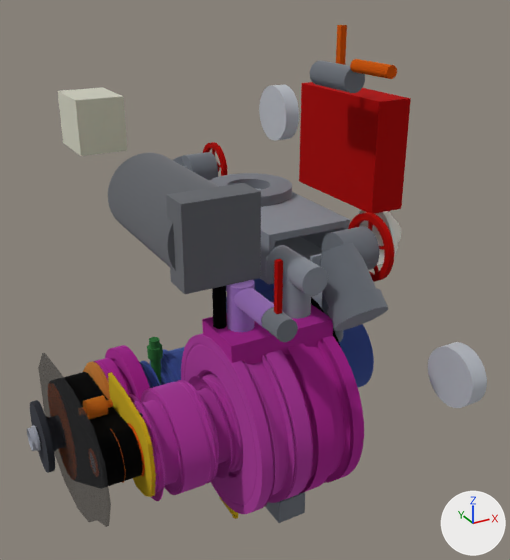
The glTF model cad/model/NCPK_M_V1U.glb, before and after one commit.
Camera for both pictures: a camera (50 mm lens) standing at (-0.153, -1.024, 0.711) and looking at (0.42, 0.018, 0.19). The axes (+X, +Y, +Z) are drawn at lower right. The lights are the same throughout. The older version comes first. Where no turn or scale is listed for an object, it has been applied to the vertices. Vertices at exactly the same position are counted once.

Before the edit, the objects in view are built like this:
```python
ob_п_41_выхлопной_патрубок_вакуумного_агрегата = bpy.data.objects.new('П 41 Выхлопной патрубок вакуумного агрегата', me_п_41_выхлопной_патрубок_вакуумного_агрегата)
ob_п_41_выхлопной_патрубок_вакуумного_агрегата.location = (0.0, 0.0, 0.0)
ob_р_3_ремень_поликлиновой_16рк812lb = bpy.data.objects.new('Р 3 Ремень поликлиновой 16РК812Lb', me_р_3_ремень_поликлиновой_16рк812lb)
ob_р_3_ремень_поликлиновой_16рк812lb.location = (0.0, 0.0, 0.0)
ob_р_5_пластина_натяжителя = bpy.data.objects.new('Р 5 Пластина натяжителя', me_р_5_пластина_натяжителя)
ob_р_5_пластина_натяжителя.location = (0.0, 0.0, 0.0)
ob_р_кожух_ремённой_передачи = bpy.data.objects.new('Р Кожух ремённой передачи', me_р_кожух_ремённой_передачи)
ob_р_кожух_ремённой_передачи.location = (0.0, 0.0, 0.0)
# also in view: 'П Коллектор напорный' at (0.447, 0.087, 0.288); 'НД 16 Крышка насоса' at (0.555, 0.0, 0.0); 'П 1 Напорный вентиль DN70 (левый): маховик' at (0.515, -0.189, 0.306); 'НД 13 Корпус насоса' at (0.363, 0.0, 0.019); 'П 11 Мановакуумметр на выходе СНД' at (0.6, 0.243, 0.441)
```
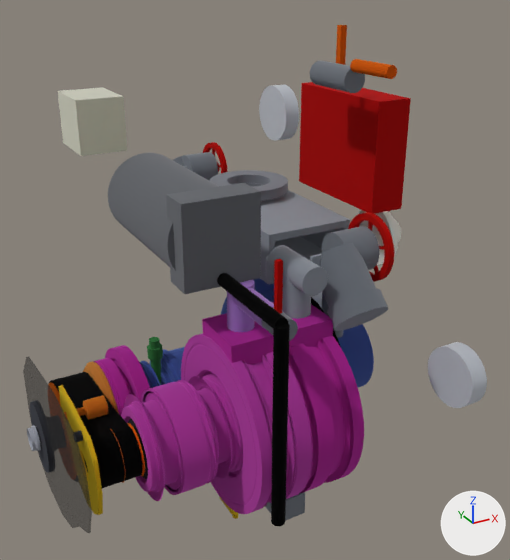
Where the newer file only moved an object's origin or applied its transform, the numbers keep the older frame.

Location of each change, [x1, y1, x2, y2] in pixels of the pictures (510 x 560 px):
'Р Кожух ремённой передачи', moved: before [38, 353, 111, 527]; after [23, 357, 92, 533]
'П 41 Выхлопной патрубок вакуумного агрегата', reshaped: before [212, 286, 227, 329]; after [217, 273, 290, 526]
'Р 5 Пластина натяжителя', moved: before [108, 372, 156, 497]; after [58, 385, 103, 515]

Edits to the bpy script that builds the scene:
```text
Change me_р_5_пластина_натяжителя:
    used by ob_р_5_пластина_натяжителя; location = (0.0, 0.0, 0.0)
    remove me_р_5_пластина_натяжителя.from_pydata(...)  # 90 vertices, 180 faces; spans x 0.101..0.108, y -0.266..-0.091, z -0.002..0.145
    add me_р_5_пластина_натяжителя.from_pydata(...)  # 90 vertices, 180 faces; spans x 0.025..0.032, y -0.266..-0.091, z -0.002..0.145
    me_р_5_пластина_натяжителя part 1: the whole mesh is moved by (-0.076, 0.0, 0.0)
Change me_р_кожух_ремённой_передачи:
    used by ob_р_кожух_ремённой_передачи; location = (0.0, 0.0, 0.0)
    remove me_р_кожух_ремённой_передачи.from_pydata(...)  # 28 vertices, 52 faces; spans x 0.034..0.038, y -0.281..0.109, z -0.108..0.155
    add me_р_кожух_ремённой_передачи.from_pydata(...)  # 28 vertices, 52 faces; spans x 0.007..0.012, y -0.281..0.109, z -0.108..0.155
    me_р_кожух_ремённой_передачи part 2: the whole mesh is moved by (-0.026, 0.0, 0.0)
Change me_п_41_выхлопной_патрубок_вакуумного_агрегата:
    used by ob_п_41_выхлопной_патрубок_вакуумного_агрегата; location = (0.0, 0.0, 0.0)
    remove me_п_41_выхлопной_патрубок_вакуумного_агрегата.from_pydata(...)  # 56 vertices, 108 faces; spans x 0.24..0.26, y -0.195..-0.175, z 0.15..0.3
    add me_п_41_выхлопной_патрубок_вакуумного_агрегата.from_pydata(...)  # 93 vertices, 182 faces; spans x 0.24..0.26, y -0.37..-0.185, z 0.0..0.32
    me_п_41_выхлопной_патрубок_вакуумного_агрегата part 3: 56 vertices removed from x 0.24..0.26, y -0.195..-0.175, z 0.15..0.3; 93 vertices added at x 0.24..0.26, y -0.37..-0.185, z 0.0..0.32
```
